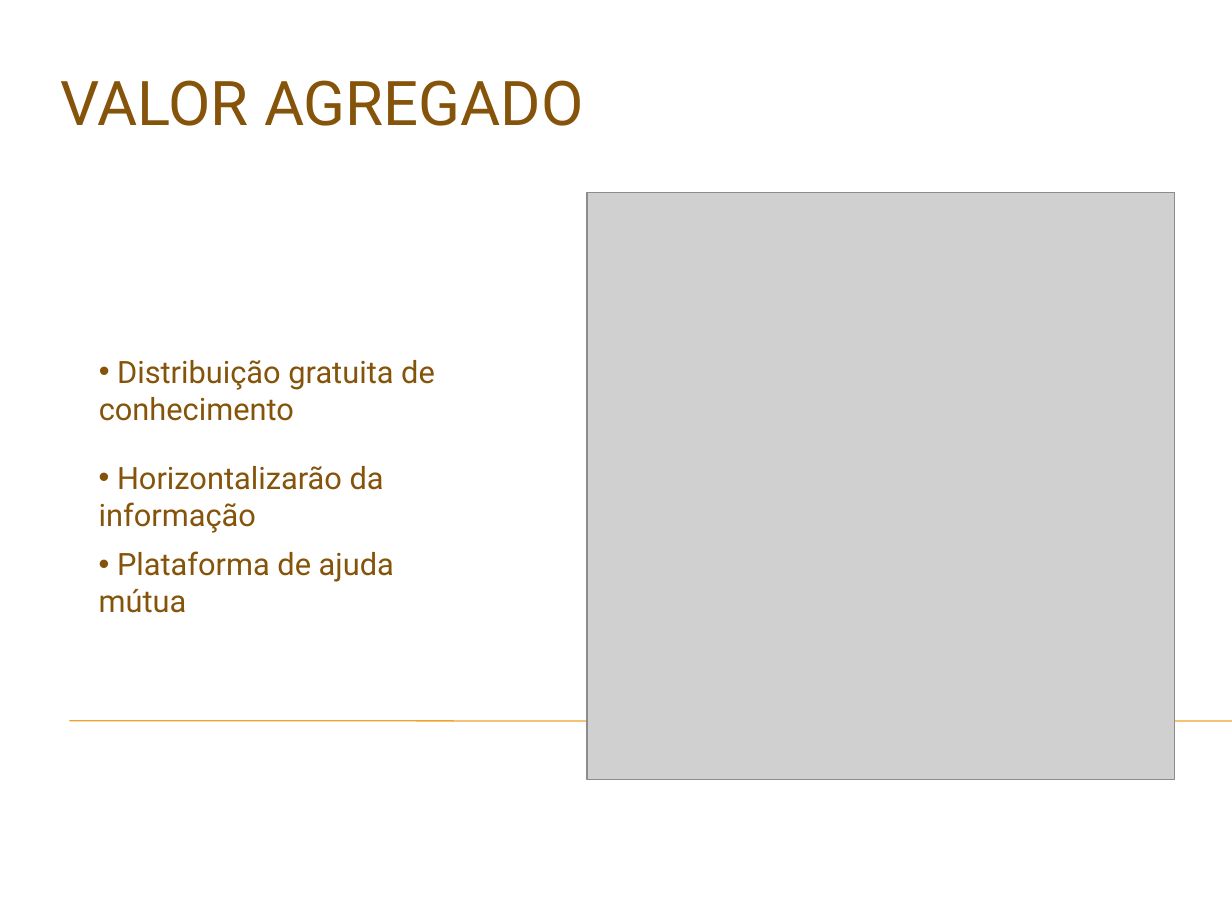
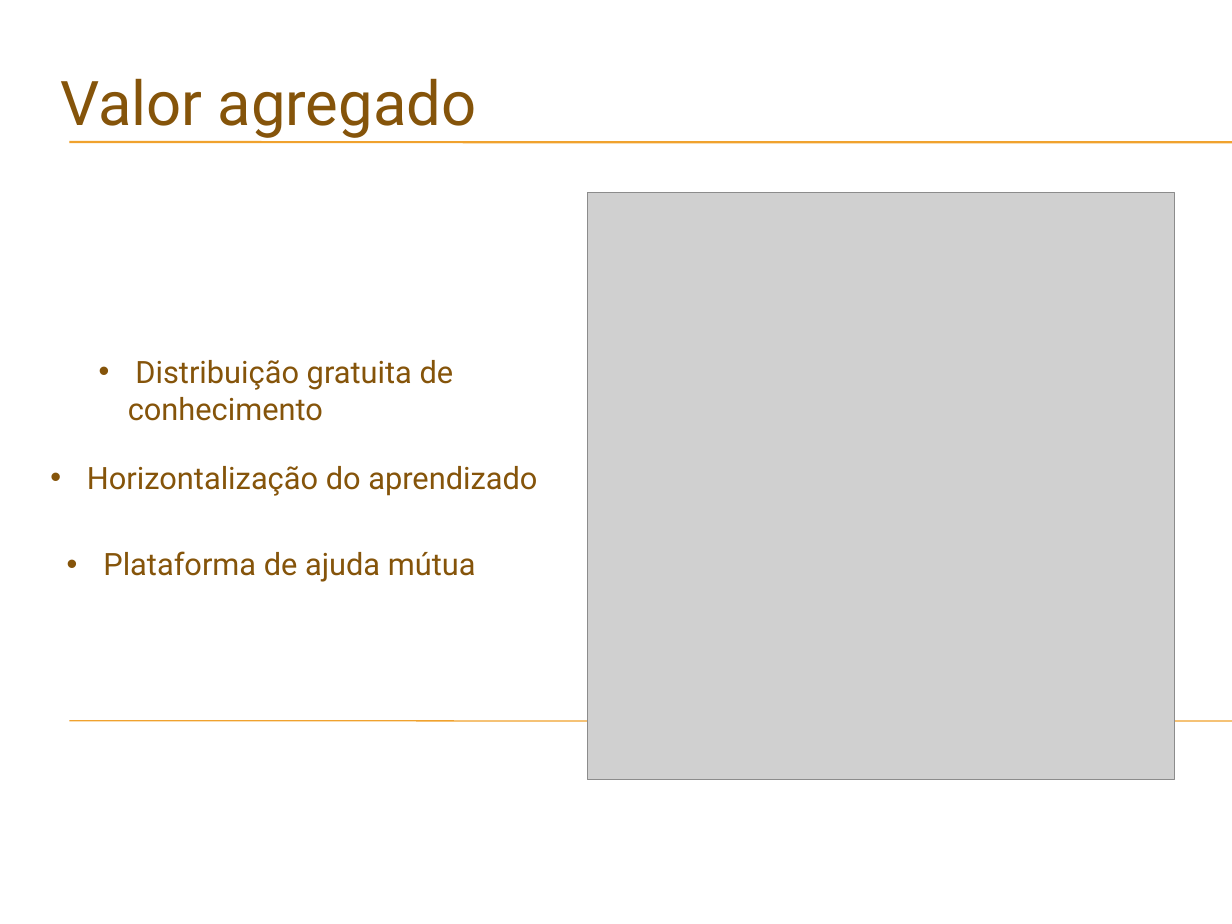
Before and after one commit to daniloaleixo/projeto_engsoft_labbd, a slide deck: slide 9 of Documentação/Apresentação.pptx. Drawn at 1232x924 pixels with LibreOffice and Linux fonts; fonts in the diff are those of the drawing; grey boxes stand for pictures; background and template pictures are left out. Boxes give left, top, right and bottom in pixels: in the first picture for what was removed or moved away, otherwise in the second. Text is boxed around its words. In the diff, an @@ line names an element or a change of style, - is before the commit and + after.

```diff
--- a/Documentação/Apresentação.pptx
+++ b/Documentação/Apresentação.pptx
@@ text at [60, 78, 477, 138]: text changed @@
-VALOR AGREGADO
+Valor agregado
@@ line added from (69, 142) to (1232, 142), #F0A22E 0.74 pt @@
@@ line added from (69, 143) to (1232, 143), #F0A22E 0.74 pt @@
@@ text "Distribuição gratuita de conhecimento" rewrapped from [99, 360, 435, 421] to [128, 360, 454, 421] @@
@@ text added at [87, 466, 537, 496], 18 pt, text #85540A @@
+• Horizontalização do aprendizado
@@ text removed at [99, 466, 384, 533] @@
-• Horizontalizarão da informação
@@ text "Plataforma de ajuda mútua" rewrapped from [99, 551, 394, 613] to [103, 551, 476, 582] @@
```
Also in this commit, not shown: 9 other slides changed, 5 other files.
